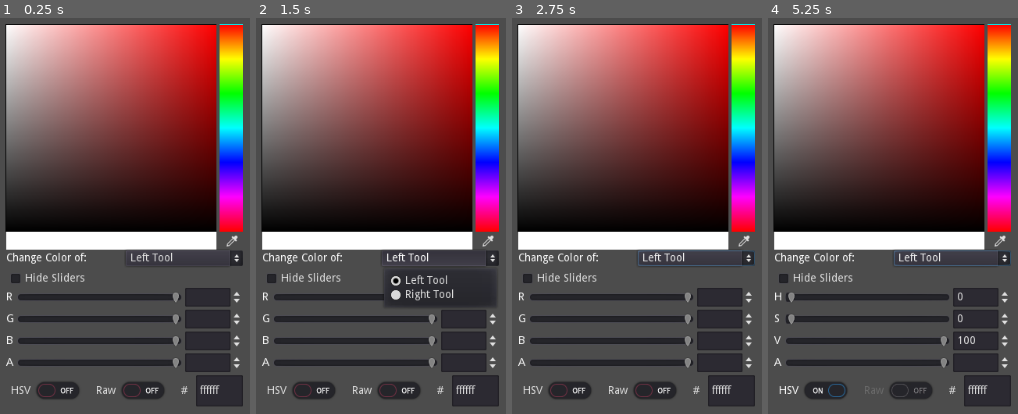
Above: before the commit, frames 1-4 (left to right).
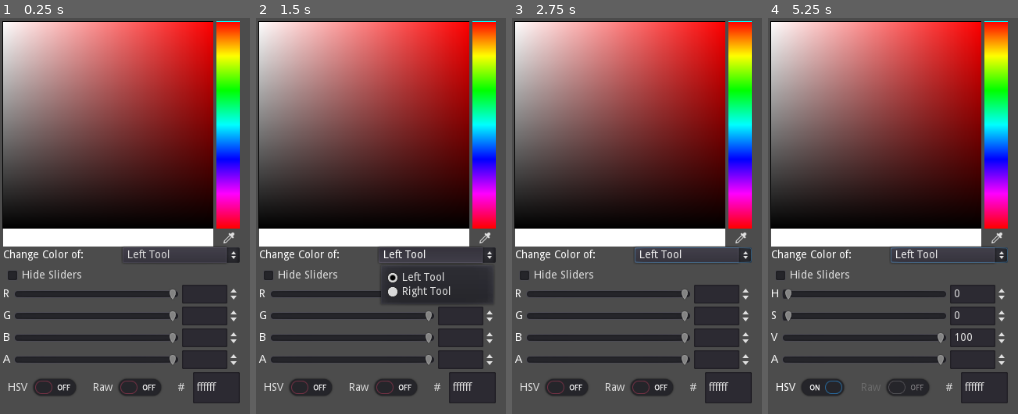
Above: after the commit, the same moments.

Repository: Variable-ind/Pixelorama-Extensions
Game: Godot game, scene res://src/Extensions/ColorPickerDocker/Colorpicker/ColorPicker.tscn
Same seed, same stepped clock (60 frames per second), same inputs: the game is played once before the commit and once after it.
Inputs (mouse positions are in pixels of both pictures, inside the frame that each line leads up to; where the layout moved, square brackets give the same spot in the first picture):
- Up to frame 1 (0.25 s): no input
- Up to frame 2 (1.5 s): click (486, 239) [488, 239] at 0.5 s; click "Left Tool" at 1.25 s
- Up to frame 3 (2.75 s): click "Hide Sliders" at 2 s
- Up to frame 4 (5.25 s): click "HSV" at 2.75 s; click (998, 239) [1000, 239] at 3.5 s; click "Left Tool" at 4.25 s; click "Hide Sliders" at 5 s

The runs differ from the first frame. In frame 1, 15% of the frame differs, in the area x 0-98%, y 0-98%; in frame 2, 15%; in frame 3, 15%; in frame 4, 15%.
Error in both runs: Invalid get index 'control' (on base: 'Nil'). (res://src/Extensions/ColorPickerDocker/Colorpicker/ColorPicker.gd:20)

Commit message:
update pck to 0.11

Diff:
--- a/Code/ColorPickerDocker/src/Extensions/ColorPickerDocker/Colorpicker/ColorPicker.tscn
+++ b/Code/ColorPickerDocker/src/Extensions/ColorPickerDocker/Colorpicker/ColorPicker.tscn
@@ -3,10 +3,8 @@
 [ext_resource path="res://src/Extensions/ColorPickerDocker/Colorpicker/ColorPicker.gd" type="Script" id=1]
 
 [node name="ColorPicker" type="ColorPicker"]
-margin_left = 4.0
-margin_top = 4.0
-margin_right = 307.0
-margin_bottom = 494.0
+margin_right = 303.0
+margin_bottom = 490.0
 size_flags_vertical = 3
 script = ExtResource( 1 )
 
Not shown, changed: Extensions/ColorPickerDocker.pck
